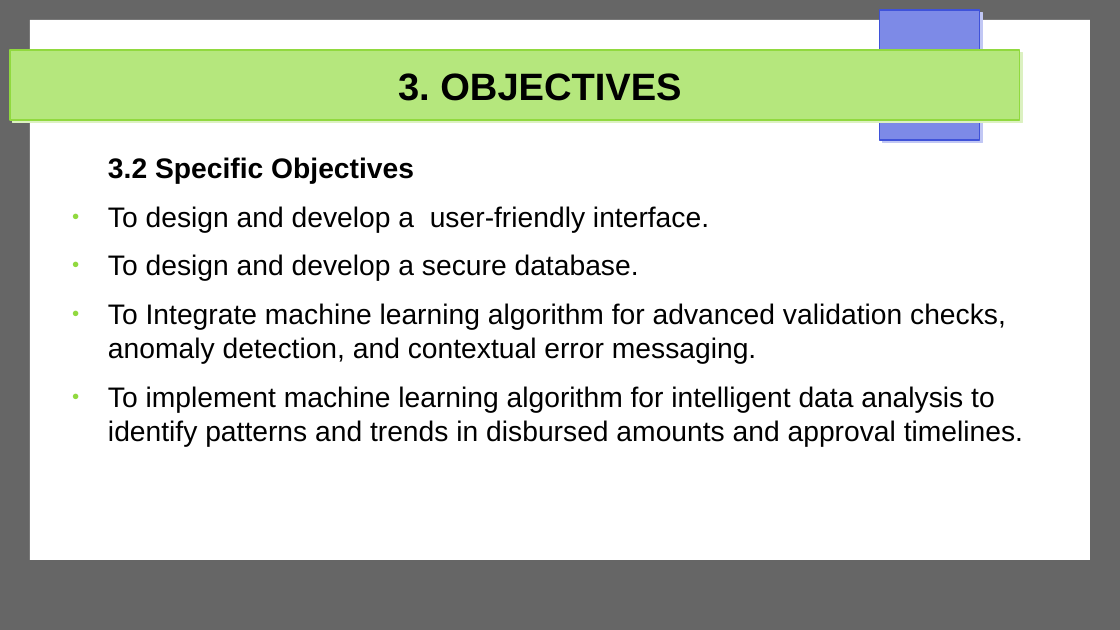
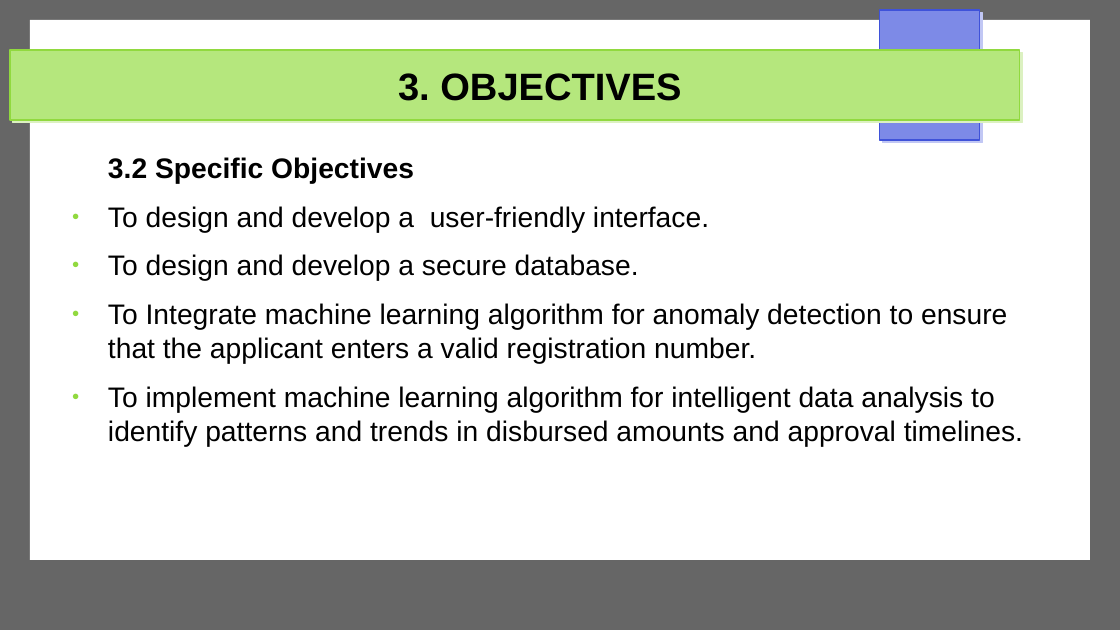
Before and after one commit to Michael-Otieno-Kasuku/Mashinani, a slide deck: slide 10 of docs/proposal/mashinani.odp. Drawn at 1120x630 pixels with LibreOffice and Linux fonts; fonts in the diff are those of the drawing. Boxes give left, top, right and bottom in pixels: in the first picture for what was removed or moved away, otherwise in the second. Text is boxed around its words. In the diff, an @@ line names an element or a change of style, - is before the commit and + after.

```diff
--- a/docs/proposal/mashinani.odp
+++ b/docs/proposal/mashinani.odp
@@ text at (x1=108, y1=303, x2=1007, y2=364): text changed @@
-● To Integrate machine learning algorithm for advanced validation checks, anomaly detection, and contextual error messaging.
+● To Integrate machine learning algorithm for anomaly detection to ensure that the applicant enters a valid registration number.
```
Also in this commit, not shown: 1 other slide changed.
